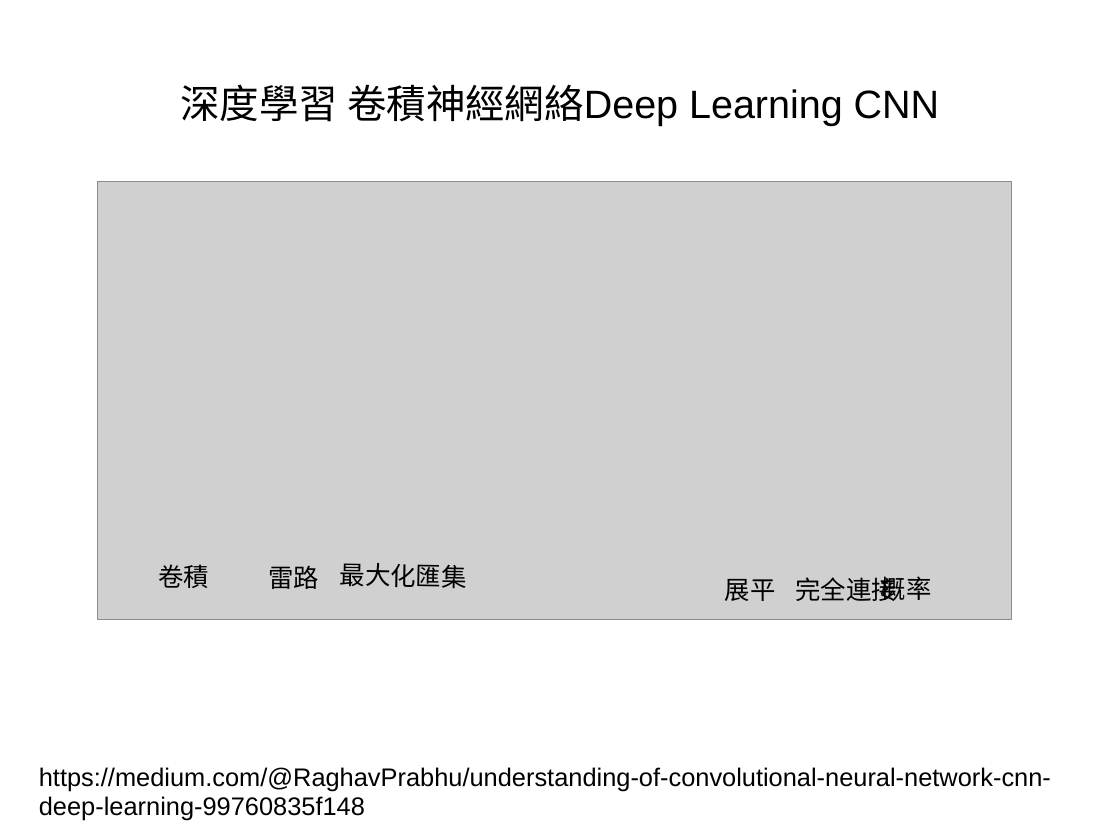
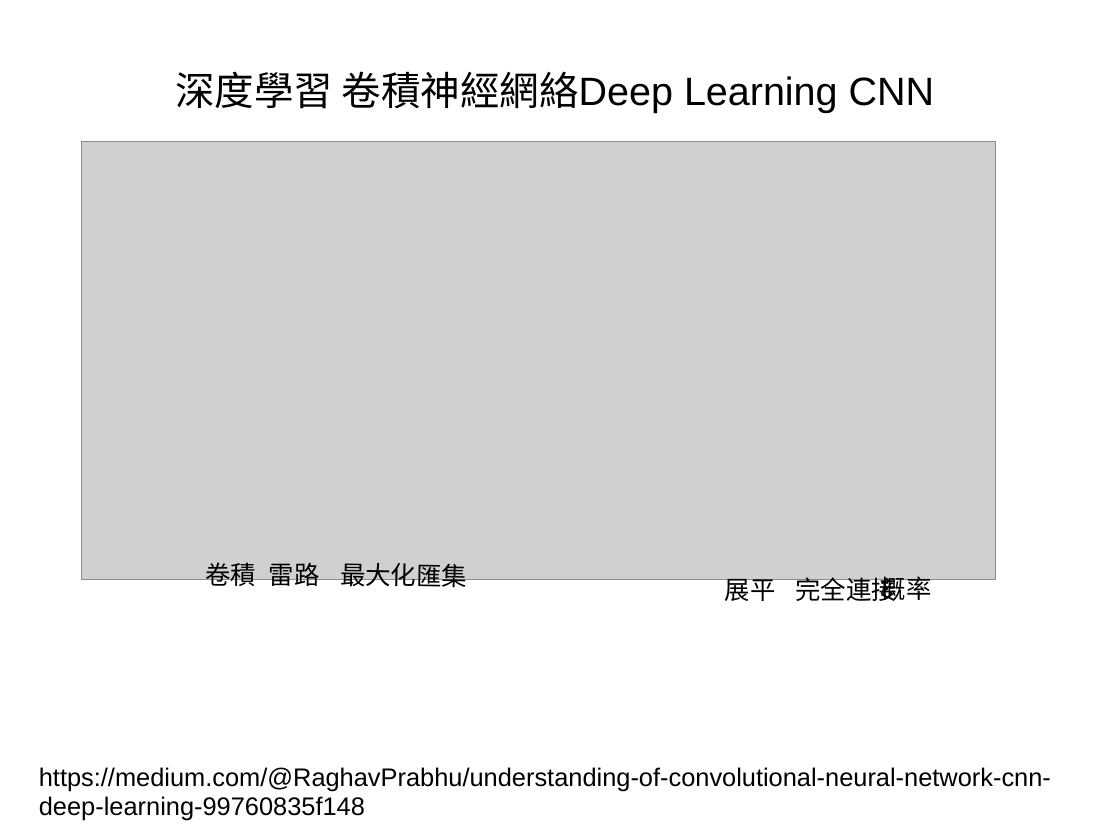
Before and after one commit to kienchen/tungli_ai, a slide deck: slide 5 of AI/視覺識別的解析.ppt. Drawn at 1120x840 pixels with LibreOffice and Linux fonts; fonts in the diff are those of the drawing; grey boxes stand for pictures. Boxes give left, top, right and bottom in pixels: in the first picture for what was removed or moved away, otherwise in the second. Text is boxed around its words. In the diff, an @@ line names an element or a change of style, - is before the commit and + after.

```diff
--- a/AI/視覺識別的解析.ppt
+++ b/AI/視覺識別的解析.ppt
@@ title "深度學習 卷積神經網絡Deep Learning CNN": place and size @@
-title "深度學習 卷積神經網絡Deep Learning CNN" at bbox=[180, 84, 940, 127]
+title "深度學習 卷積神經網絡Deep Learning CNN" at bbox=[175, 71, 935, 114]
@@ picture: place and size @@
-picture at bbox=[98, 182, 1012, 620]
+picture at bbox=[81, 141, 996, 579]
@@ text "卷積" rewrapped from bbox=[158, 564, 209, 588] to bbox=[205, 562, 256, 591] @@
@@ 3 texts: place and size @@
-3 texts at bbox=[340, 563, 932, 601]
+3 texts at bbox=[340, 563, 932, 606]
```
Also in this commit, not shown: 5 other slides changed, 1 other file.
